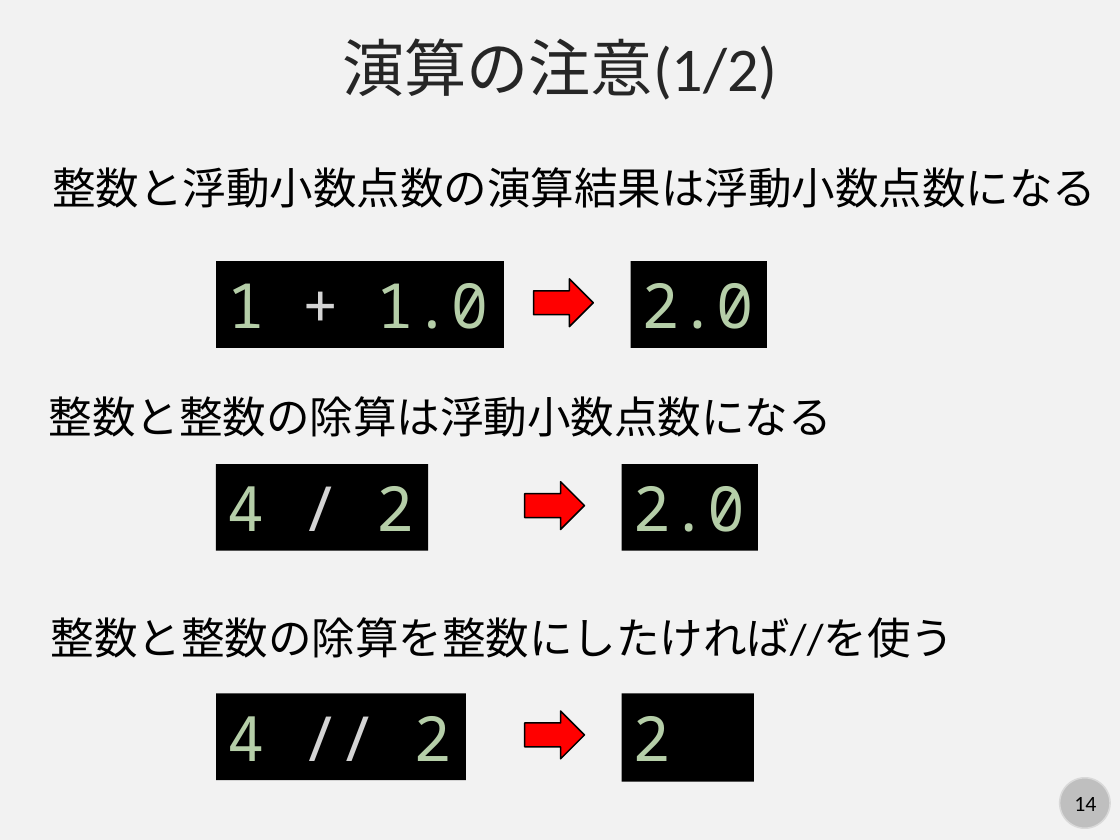
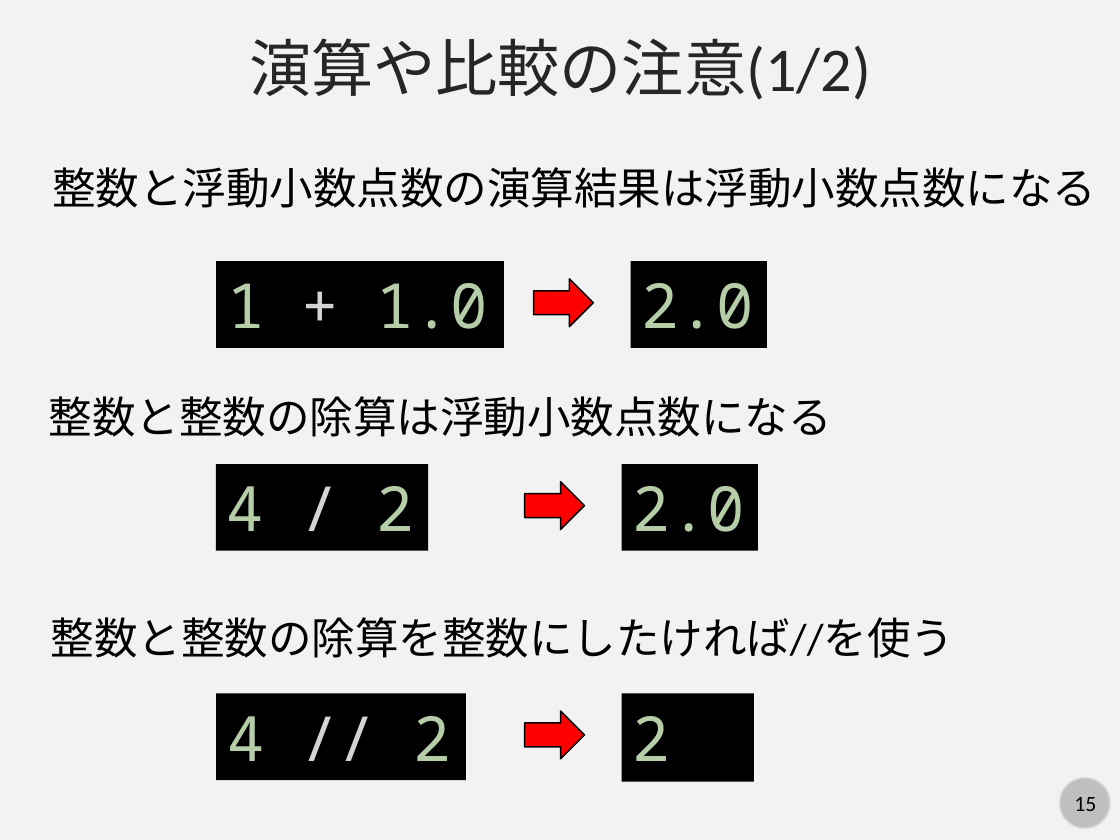
Before and after one commit to kaityo256/python_zero, a slide deck: slide 15 of basic/fig/slide.pptx (slide 14 before the commit). Drawn at 1120x840 pixels with LibreOffice and Linux fonts; fonts in the diff are those of the drawing. Boxes give left, top, right and bottom in pixels: in the first picture for what was removed or moved away, otherwise in the second. Text is boxed around its words. In the diff, an @@ line names an element or a change of style, - is before the commit and + after.

```diff
--- a/basic/fig/slide.pptx
+++ b/basic/fig/slide.pptx
@@ text at [249,38,871,100]: text changed @@
-演算の注意(1/2)
+演算や比較の注意(1/2)
@@ page number at [1074,797,1096,811]: text changed @@
-14
+15
```
Also in this commit, not shown: 4 other slides changed, 7 slides added, 2 other files.
